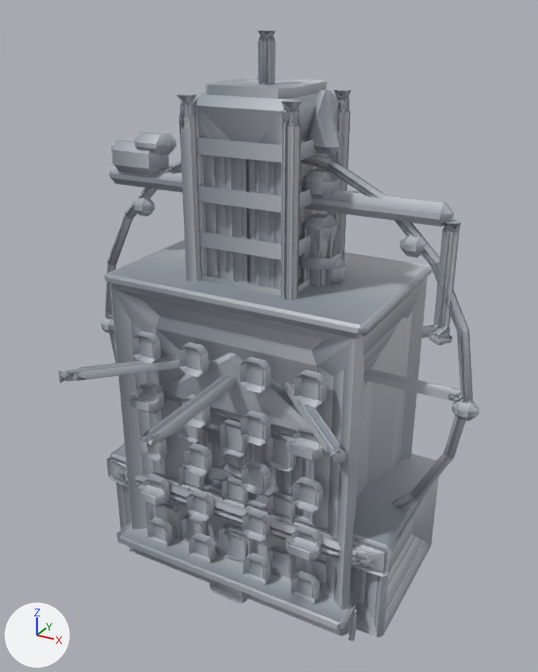
Before and after pictures for a commit that changed the Blender file art/source/dt_tier5.blend.
Rendered twice from a 50 mm camera at (36.1, -65.1, 61.8) aimed at (0.3, -0.1, 29.3). The axes (+X, +Y, +Z) are drawn at lower left. The lights are the same throughout. The first picture is the older version.

In view in the first picture: 'dt_apartment_block', 'dt_cinema', 'dt_ferris_wheel', 'dt_glass_tower', 'dt_rocket_water_tower', 'dt_tower_crane', 'dt_townhouse'.
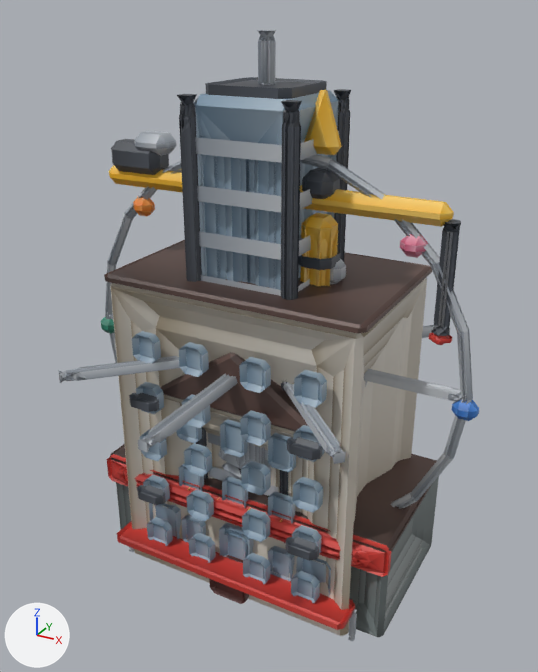
The change, as a list of edits to the scene's bpy script:
```text
Change me_dt_apartment_block:
    where me_dt_apartment_block.from_pydata(...)  # 808 vertices, 866 faces; spans x -14.7..14.7, y -10.7..10.7, z 0.0..40.0
    used by ob_dt_apartment_block; location = (0.0, 0.0, 0.0)
    me_dt_apartment_block part 1: texture (UV) coordinates of 840 of 866 faces, centred in x -14.7..14.7, y -10.7..10.7, z 0.0..40.0, changed; they spanned u 0.0..0.12, v 0.81..0.87 and now span u 0.0..1.0, v 0.81..0.94
Change me_dt_cinema:
    where me_dt_cinema.from_pydata(...)  # 784 vertices, 818 faces; spans x -18.0..18.0, y -11.0..11.0, z 0.0..12.6
    used by ob_dt_cinema; location = (0.0, 0.0, 0.0)
    me_dt_cinema part 2: 766 kept faces spanning x -18.0..18.0, y -11.0..11.0, z 0.0..12.6 get new texture (UV) coordinates
Change me_dt_ferris_wheel:
    where me_dt_ferris_wheel.from_pydata(...)  # 788 vertices, 824 faces; spans x -23.4..23.4, y -22.1..22.1, z 0.0..50.0
    used by ob_dt_ferris_wheel; location = (0.0, 0.0, 0.0)
    me_dt_ferris_wheel part 3: texture (UV) coordinates of 338 of 824 faces, centred in x -23.4..23.4, y -6.3..6.3, z 0.0..49.3, changed; they spanned u 0.0..0.12, v 0.81..0.87 and now span u 0.0..1.0, v 0.75..1.0
Change me_dt_glass_tower:
    where me_dt_glass_tower.from_pydata(...)  # 788 vertices, 824 faces; spans x -6.3..6.3, y -6.4..6.4, z 0.0..60.0
    used by ob_dt_glass_tower; location = (0.0, 0.0, 0.0)
    me_dt_glass_tower part 4: 500 kept faces spanning x -6.3..6.3, y -6.4..6.4, z 0.0..55.4 get new texture (UV) coordinates
Change me_dt_tower_crane:
    where me_dt_tower_crane.from_pydata(...)  # 784 vertices, 816 faces; spans x -20.0..20.0, y -4.3..4.3, z 0.0..55.0
    used by ob_dt_tower_crane; location = (0.0, 0.0, 0.0)
    me_dt_tower_crane part 5
    8 vertices are removed from x 5.1..6.8, y -1.0..-0.7, z 4.0..39.4
    12 faces are deleted
    8 vertices are added at x 5.1..6.8, y 0.7..1.0, z 4.0..39.4
    12 new faces join them
    me_dt_tower_crane part 6: 752 kept faces spanning x -20.0..20.0, y -1.8..1.8, z 0.0..55.0 get new texture (UV) coordinates
Change me_dt_townhouse:
    where me_dt_townhouse.from_pydata(...)  # 778 vertices, 804 faces; spans x -10.3..10.3, y -7.7..7.7, z 0.0..30.0
    used by ob_dt_townhouse; location = (0.0, 0.0, 0.0)
    me_dt_townhouse part 7: 804 kept faces spanning x -10.3..10.3, y -7.7..7.7, z 0.0..30.0 get new texture (UV) coordinates
```

Where the change shows, as pixel boxes (x1, y1, x2, y2) in the pictures (538 x 672 px; the box of a moved part takes in the faces that stretch with it):
part 1 of me_dt_apartment_block, surface changed: (104, 240, 432, 636) in both
part 2 of me_dt_cinema, surface changed (darker): (107, 444, 439, 637) in both
part 3 of me_dt_ferris_wheel, surface changed: (101, 197, 479, 480) in both
part 4 of me_dt_glass_tower, surface changed (darker): (177, 77, 351, 543) in both
part 5 of me_dt_tower_crane, moved or reshaped (not visible before): after (307, 252, 322, 286)
part 6 of me_dt_tower_crane, surface changed: (109, 90, 461, 345) in both
part 7 of me_dt_townhouse, surface changed (darker): (161, 352, 308, 581) in both
